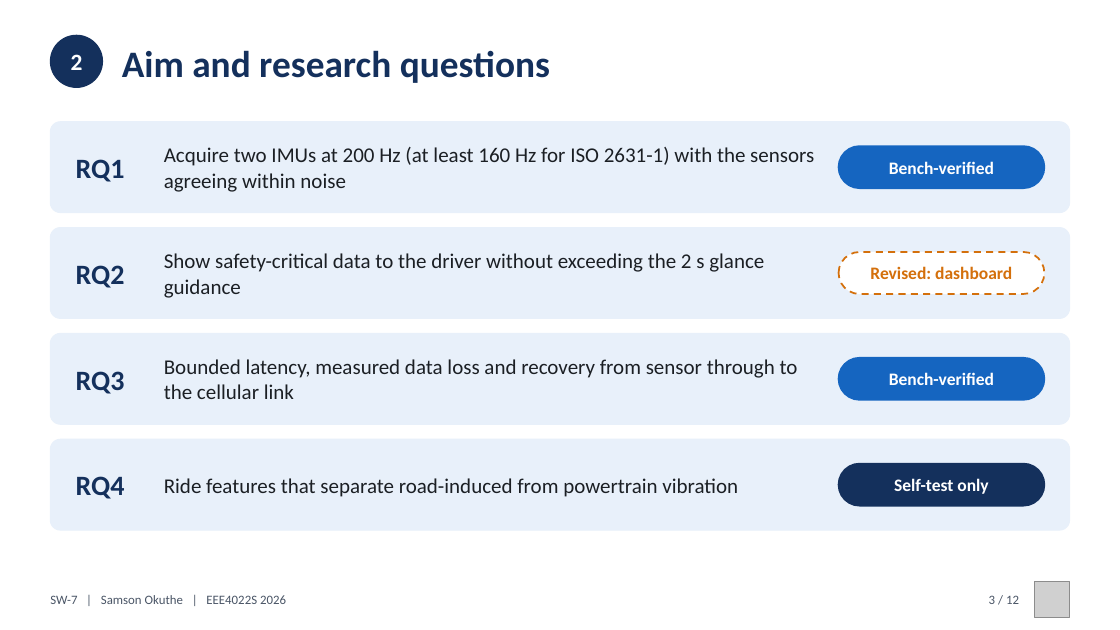
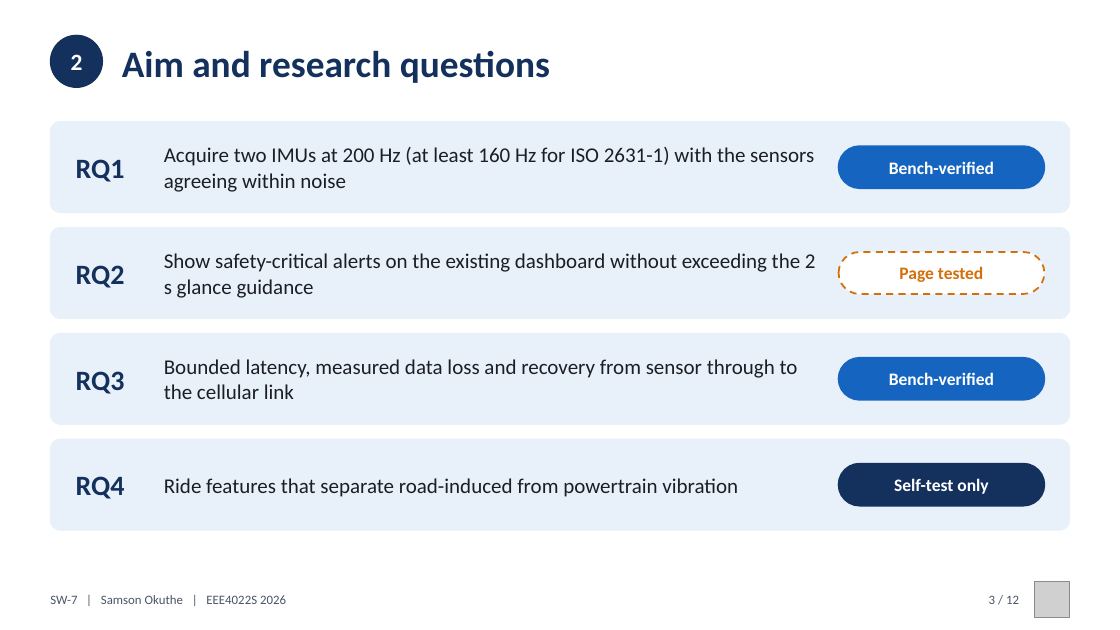
Before and after one commit to 0geder/Tukzie-HPEC-HUD, a slide deck: slide 3 of Presentation/SW7_Final_Presentation.pptx. Drawn at 1120x630 pixels with LibreOffice and Linux fonts; fonts in the diff are those of the drawing; grey boxes stand for pictures. Boxes give left, top, right and bottom in pixels: in the first picture for what was removed or moved away, otherwise in the second. Text is boxed around its words. In the diff, an @@ line names an element or a change of style, - is before the commit and + after.

Commit message:
Title and RQ2 changed to dashboard integration in report, deck and poster (supervisor agreed 1 Oct)

```diff
--- a/Presentation/SW7_Final_Presentation.pptx
+++ b/Presentation/SW7_Final_Presentation.pptx
@@ text at box(164, 253, 816, 298): text changed @@
-Show safety-critical data to the driver without exceeding the 2 s glance guidance
+Show safety-critical alerts on the existing dashboard without exceeding the 2 s glance guidance
@@ text at box(899, 266, 983, 282): text changed @@
-Revised: dashboard
+Page tested
```
Also in this commit, not shown: 1 other slide changed, 13 other files.
